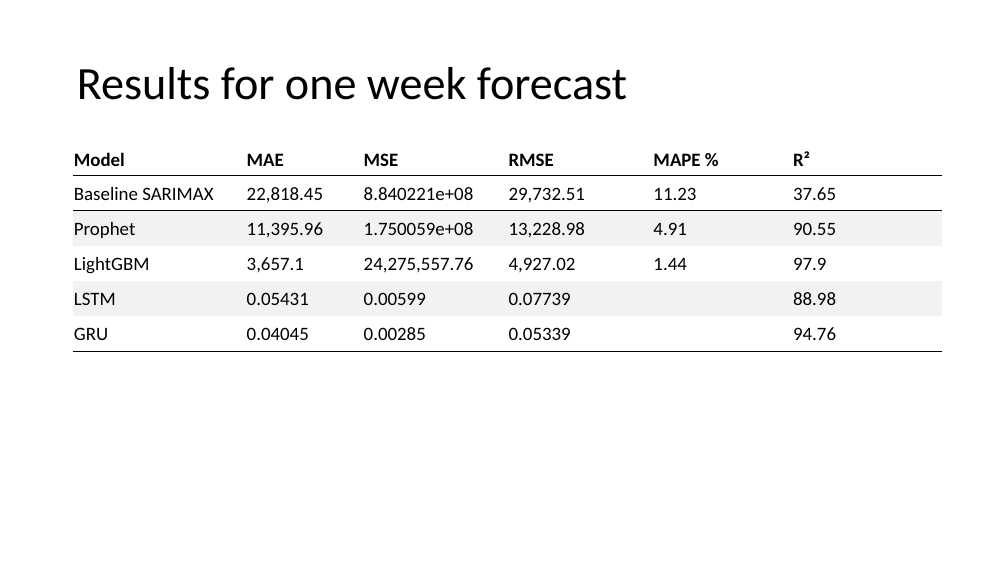
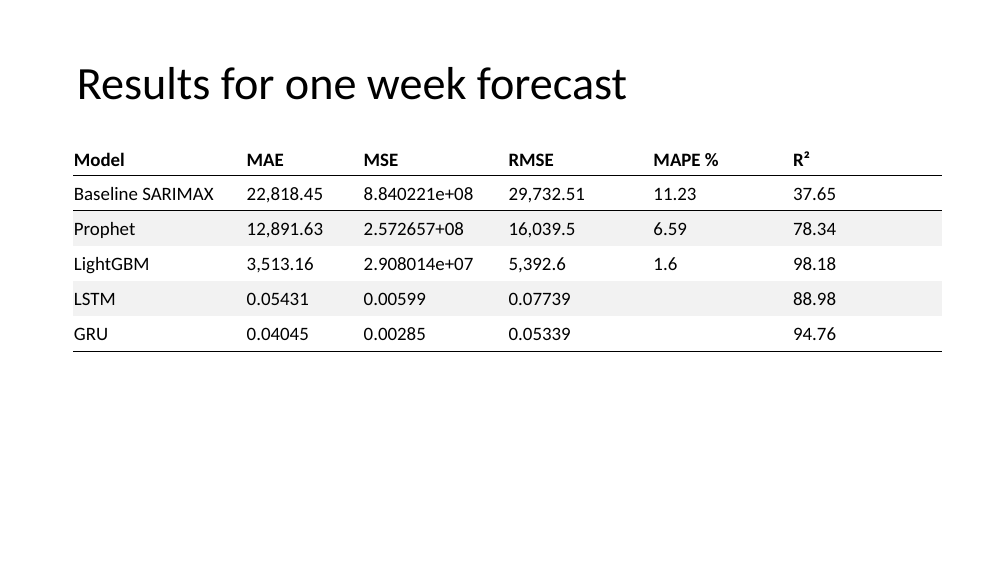
Before and after one commit to EjoelM/Opencampus_SH_TimeSeries_Energy, a slide deck: slide 11 of 4_Presentation/TimeSeries_Energy_OpenCampusSH_OUT.pptx. Drawn at 1008x567 pixels with LibreOffice and Linux fonts; fonts in the diff are those of the drawing. Boxes give left, top, right and bottom in pixels: in the first picture for what was removed or moved away, otherwise in the second. Text is boxed around its words. In the diff, an @@ line names an element or a change of style, - is before the commit and + after.

```diff
--- a/4_Presentation/TimeSeries_Energy_OpenCampusSH_OUT.pptx
+++ b/4_Presentation/TimeSeries_Energy_OpenCampusSH_OUT.pptx
@@ table at [73,144,944,352] @@
-row 3: Prophet | 11,395.96 | 1.750059e+08 | 13,228.98 | 4.91 | 90.55
+row 3: Prophet | 12,891.63 | 2.572657+08 | 16,039.5 | 6.59 | 78.34
-row 4: LightGBM | 3,657.1 | 24,275,557.76 | 4,927.02 | 1.44 | 97.9
+row 4: LightGBM | 3,513.16 | 2.908014e+07 | 5,392.6 | 1.6 | 98.18
```
Also in this commit, not shown: 2 other files.
